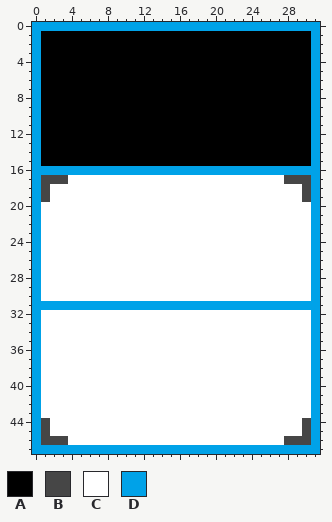
File history of a pixel-art sprite, grid_tiles/glass.png. Above, as it was before the edit.
The file is 32x48 pixels.
Palette (. is transparent): A #000000  B #464646  C #ffffff  D #00a2e8
The result:
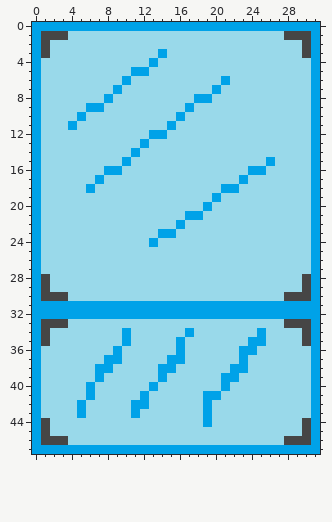
Edits made:
colour C: #ffffff -> #99d9ea
y 1: x 1..30 AAAAAAAAAAAAAAAAAAAAAAAAAAAAAA -> BBBCCCCCCCCCCCCCCCCCCCCCCCCBBB
y 2: x 1..30 AAAAAAAAAAAAAAAAAAAAAAAAAAAAAA -> BCCCCCCCCCCCCCCCCCCCCCCCCCCCCB
y 3: x 1..30 AAAAAAAAAAAAAAAAAAAAAAAAAAAAAA -> BCCCCCCCCCCCCDCCCCCCCCCCCCCCCB
y 4: x 1..30 AAAAAAAAAAAAAAAAAAAAAAAAAAAAAA -> CCCCCCCCCCCCDCCCCCCCCCCCCCCCCC
y 5: x 1..30 AAAAAAAAAAAAAAAAAAAAAAAAAAAAAA -> CCCCCCCCCCDDCCCCCCCCCCCCCCCCCC
y 6: x 1..30 AAAAAAAAAAAAAAAAAAAAAAAAAAAAAA -> CCCCCCCCCDCCCCCCCCCCDCCCCCCCCC
y 7: x 1..30 AAAAAAAAAAAAAAAAAAAAAAAAAAAAAA -> CCCCCCCCDCCCCCCCCCCDCCCCCCCCCC
y 8: x 1..30 AAAAAAAAAAAAAAAAAAAAAAAAAAAAAA -> CCCCCCCDCCCCCCCCCDDCCCCCCCCCCC
y 9: x 1..30 AAAAAAAAAAAAAAAAAAAAAAAAAAAAAA -> CCCCCDDCCCCCCCCCDCCCCCCCCCCCCC
y 10: x 1..30 AAAAAAAAAAAAAAAAAAAAAAAAAAAAAA -> CCCCDCCCCCCCCCCDCCCCCCCCCCCCCC
y 11: x 1..30 AAAAAAAAAAAAAAAAAAAAAAAAAAAAAA -> CCCDCCCCCCCCCCDCCCCCCCCCCCCCCC
y 12: x 1..30 AAAAAAAAAAAAAAAAAAAAAAAAAAAAAA -> CCCCCCCCCCCCDDCCCCCCCCCCCCCCCC
y 13: x 1..30 AAAAAAAAAAAAAAAAAAAAAAAAAAAAAA -> CCCCCCCCCCCDCCCCCCCCCCCCCCCCCC
y 14: x 1..30 AAAAAAAAAAAAAAAAAAAAAAAAAAAAAA -> CCCCCCCCCCDCCCCCCCCCCCCCCCCCCC
y 15: x 1..30 AAAAAAAAAAAAAAAAAAAAAAAAAAAAAA -> CCCCCCCCCDCCCCCCCCCCCCCCCDCCCC
y 16: x 1..7 DDDDDDD -> CCCCCCC; x 10..23 DDDDDDDDDDDDDD -> CCCCCCCCCCCCCC; x 26..30 DDDDD -> CCCCC
y 17: x 1..3 BBB -> CCC; x 7 C -> D; x 23 C -> D; x 28..30 BBB -> CCC
y 18: x 1 B -> C; x 6 C -> D; x 21..22 CC -> DD; x 30 B -> C
y 19: x 1 B -> C; x 20 C -> D; x 30 B -> C
y 20: x 19 C -> D
y 21: x 17..18 CC -> DD
y 22: x 16 C -> D
y 23: x 14..15 CC -> DD
y 24: x 13 C -> D
y 28..29: x 1 C -> B; x 30 C -> B
y 30: x 1..3 CCC -> BBB; x 28..30 CCC -> BBB
y 32: x 1..30 CCCCCCCCCCCCCCCCCCCCCCCCCCCCCC -> DDDDDDDDDDDDDDDDDDDDDDDDDDDDDD
y 33: x 1..3 CCC -> BBB; x 28..30 CCC -> BBB
y 34: x 1 C -> B; x 10 C -> D; x 17 C -> D; x 25 C -> D; x 30 C -> B
y 35: x 1 C -> B; x 10 C -> D; x 16 C -> D; x 24..25 CC -> DD; x 30 C -> B
y 36: x 9 C -> D; x 16 C -> D; x 23..24 CC -> DD
y 37: x 8..9 CC -> DD; x 15..16 CC -> DD; x 23 C -> D
y 38: x 7..8 CC -> DD; x 14..15 CC -> DD; x 22..23 CC -> DD
y 39: x 7 C -> D; x 14 C -> D; x 21..22 CC -> DD
y 40: x 6 C -> D; x 13 C -> D; x 21 C -> D
y 41: x 6 C -> D; x 12 C -> D; x 19..20 CC -> DD
y 42: x 5 C -> D; x 11..12 CC -> DD; x 19 C -> D
y 43: x 5 C -> D; x 11 C -> D; x 19 C -> D
y 44: x 19 C -> D
Changed places in both pictures, as pixel boxes (x1, y1, x2, y2):
changed: (41, 31, 311, 445)
